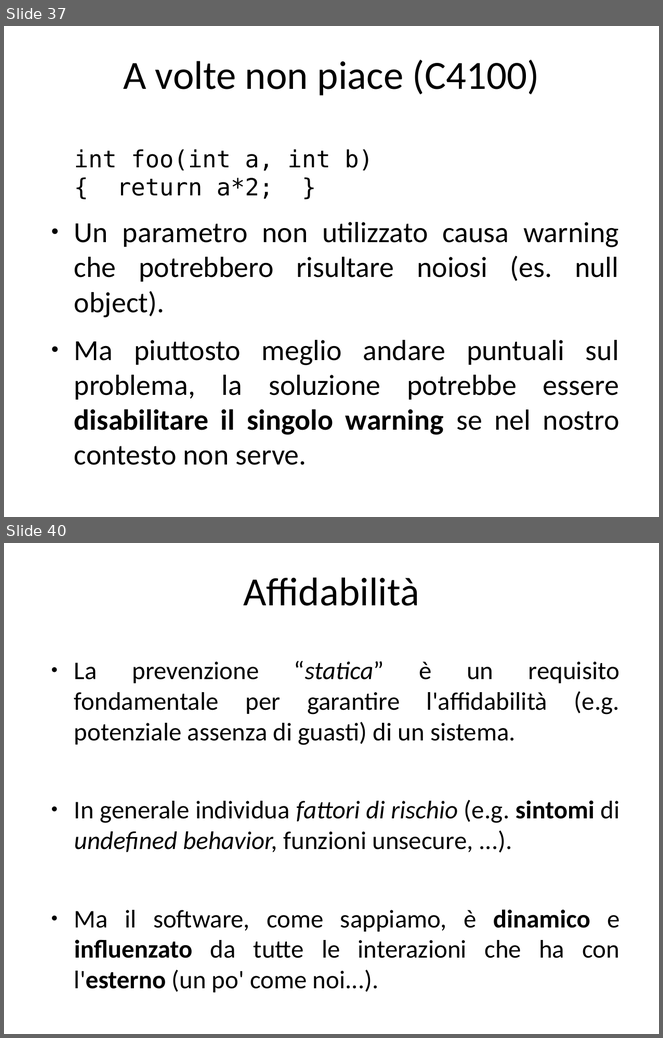
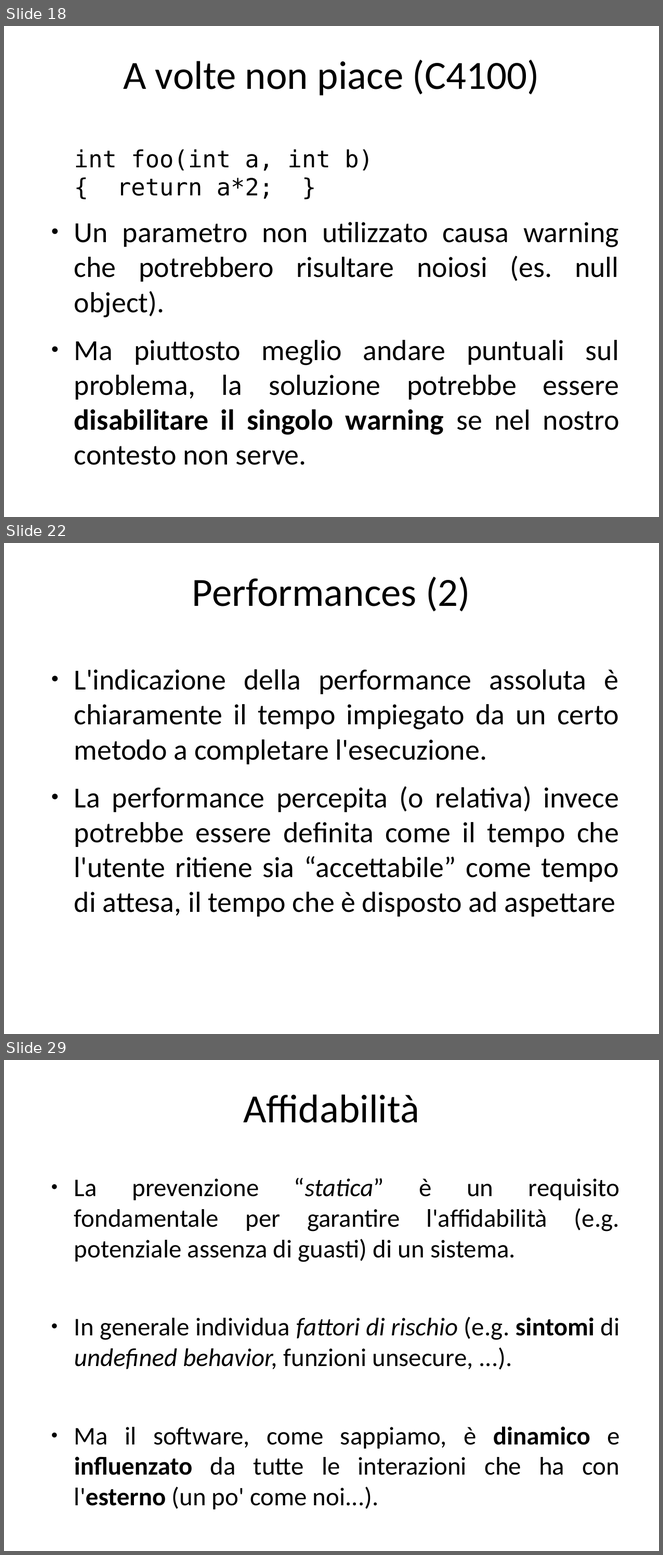
Before and after one commit to guidop/CDays14, a slide deck: CDays14.odp. Shown one above the other, each under a label of ours: slides 37 and 40 before the commit, slides 18, 22 and 29 after it; the slides between them are not shown. The pictures are 663x1038 and 663x1555 pixels, drawn with LibreOffice and Linux fonts; fonts in the diff are those of the drawing. Boxes give left, top, right and bottom in pixels: in the first picture for what was removed or moved away, otherwise in the second. Text is boxed around its words. In the diff, an @@ line names an element or a change of style, - is before the commit and + after.

```diff
--- a/CDays14.odp
+++ b/CDays14.odp
@@ slide 22 added at [4,543,659,1034], background #FFFFFF @@
@@ title added at [192,577,470,612], 44 pt, text #000000 @@
+Performances (2)
@@ text added at [74,669,619,917], 32 pt, text #000000 @@
+● L'indicazione della performance assoluta è chiaramente il tempo impiegato da un certo metodo a completare l'esecuzione.
+● La performance percepita (o relativa) invece potrebbe essere definita come il tempo che l'utente ritiene sia “accettabile” come tempo di attesa, il tempo che è disposto ad aspettare
@@ what was slide 37 is now slide 18 @@
@@ what was slide 40 is now slide 29 @@
```
Also in this commit, not shown: 5 slides changed, 11 other slides added, 27 slides removed, 10 other files.
